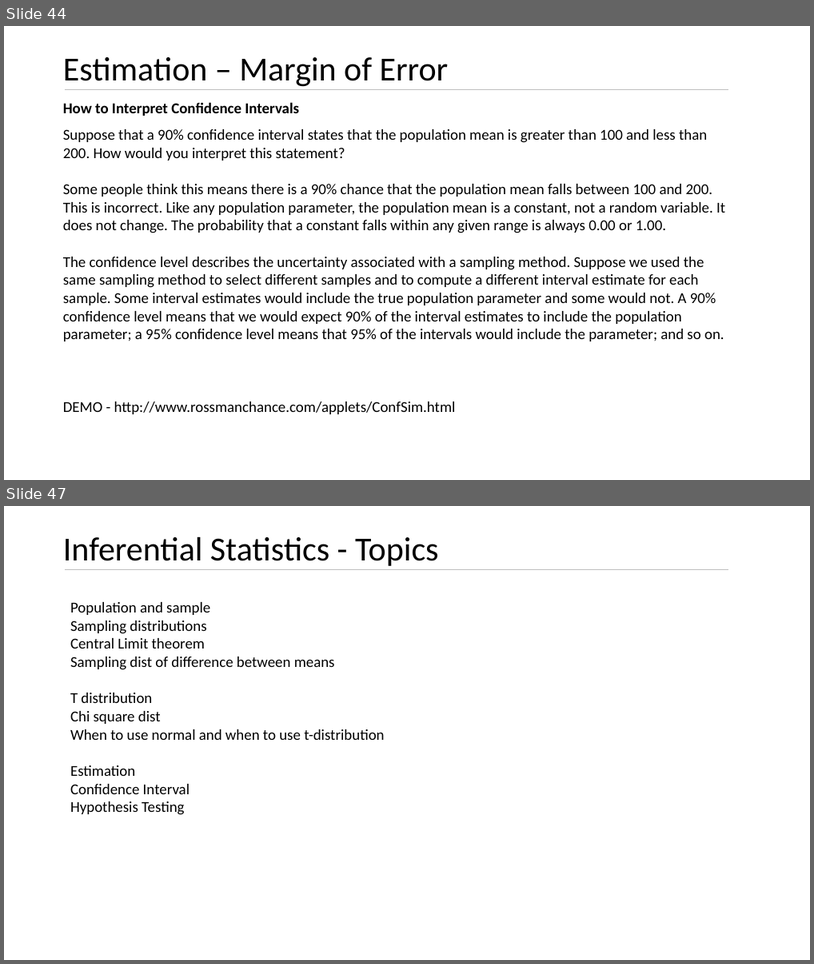
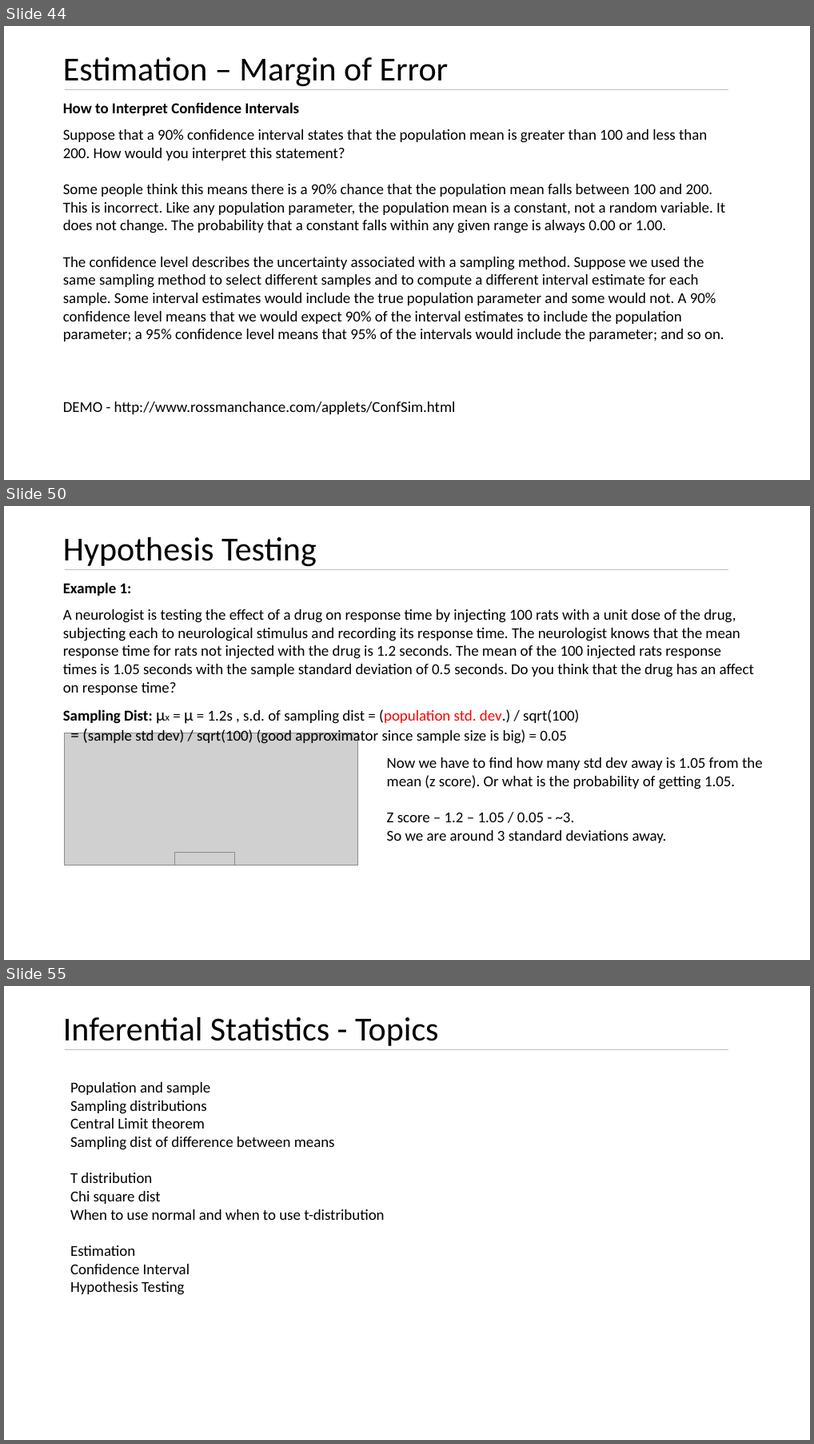
Before and after one commit to kushkul/Intro-to-Analytics, a slide deck: Statistics/Lesson 7 Inferential Statistics.pptx. Shown one above the other, each under a label of ours: slides 44 and 47 before the commit, slides 44, 50 and 55 after it; the slides between them are not shown. The pictures are 814x964 and 814x1444 pixels, drawn with LibreOffice and Linux fonts; fonts in the diff are those of the drawing; grey boxes stand for pictures. Boxes give left, top, right and bottom in pixels: in the first picture for what was removed or moved away, otherwise in the second. Text is boxed around its words. In the diff, an @@ line names an element or a change of style, - is before the commit and + after.

Commit message:
Add hypothesis testing basics

```diff
--- a/Statistics/Lesson 7 Inferential Statistics.pptx
+++ b/Statistics/Lesson 7 Inferential Statistics.pptx
@@ slide 50 added at (x1=4, y1=506, x2=810, y2=960), background #FFFFFF @@
@@ title added at (x1=63, y1=537, x2=317, y2=567), 40 pt, text #000000 @@
+Hypothesis Testing
@@ line added from (65, 569) to (730, 569), #BFBFBF 0.5 pt @@
@@ text added at (x1=63, y1=582, x2=754, y2=745), 18 pt, text #000000 @@
+Example 1:
+A neurologist is testing the effect of a drug on response time by injecting 100 rats with a unit dose of the drug, subjecting each to neurological stimulus and recording its response time. The neurologist knows that the mean response time for rats not injected with the drug is 1.2 seconds. The mean of the 100 injected rats response times is 1.05 seconds with the sample standard deviation of 0.5 seconds. Do you think that the drug has an affect on response time?
+Sampling Dist: μx = μ = 1.2s , s.d. of sampling dist = (population std. dev.) / sqrt(100)
+= (sample std dev) / sqrt(100) (good approximator since sample size is big) = 0.05
@@ picture added at (x1=65, y1=733, x2=358, y2=864) @@
@@ text added at (x1=387, y1=757, x2=763, y2=843), 18 pt, text #000000 @@
+Now we have to find how many std dev away is 1.05 from the mean (z score). Or what is the probability of getting 1.05.
+Z score – 1.2 – 1.05 / 0.05 - ~3.
+So we are around 3 standard deviations away.
@@ picture added at (x1=174, y1=852, x2=234, y2=864) @@
@@ what was slide 47 is now slide 55 @@
```
Also in this commit, not shown: 3 slides changed, 8 other slides added, 1 slide removed.
